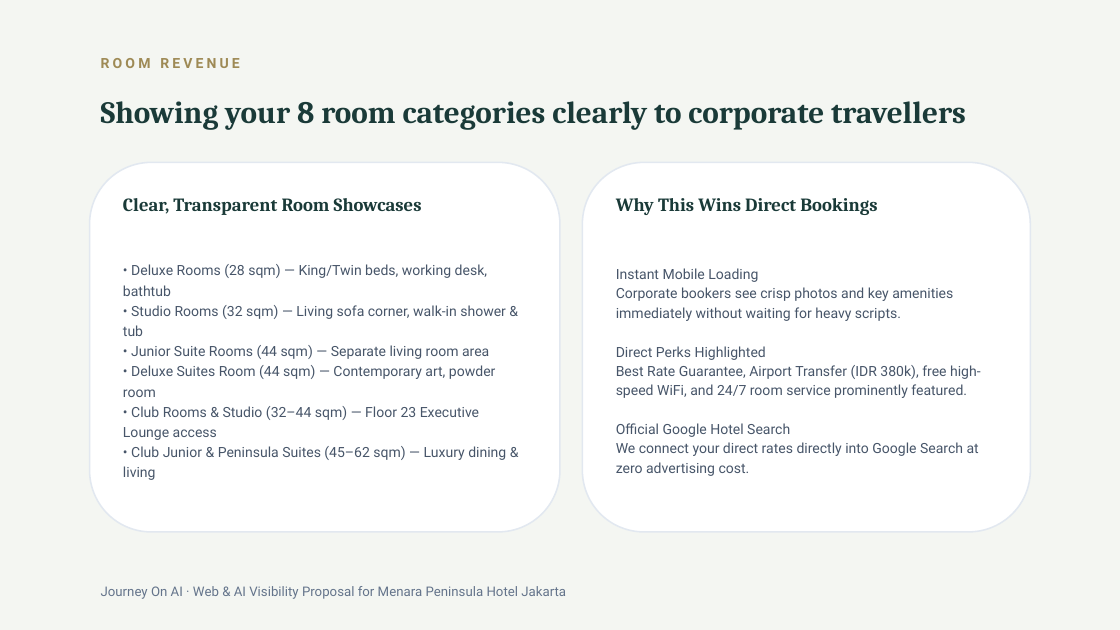
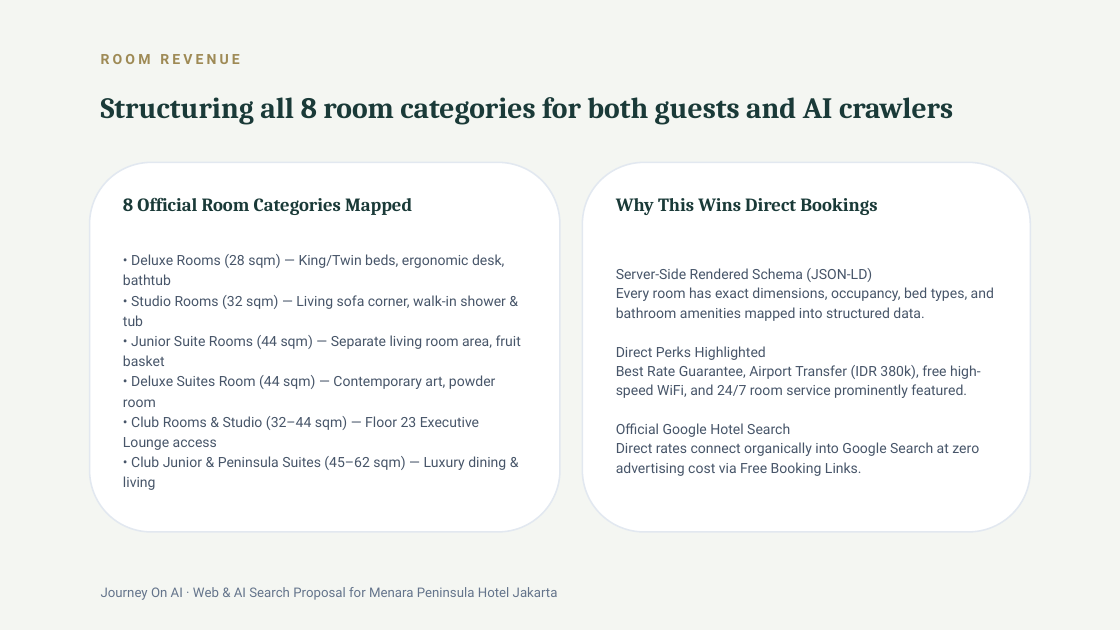
Before and after one commit to arbuuuud/menarapeninsula, a slide deck: slide 7 of PITCH_DECK_MENARA_PENINSULA_AISO_V3.pptx (slide 5 before the commit). Drawn at 1120x630 pixels with LibreOffice and Linux fonts; fonts in the diff are those of the drawing. Boxes give left, top, right and bottom in pixels: in the first picture for what was removed or moved away, otherwise in the second. Text is boxed around its words. In the diff, an @@ line names an element or a change of style, - is before the commit and + after.

```diff
--- a/PITCH_DECK_MENARA_PENINSULA_AISO_V3.pptx
+++ b/PITCH_DECK_MENARA_PENINSULA_AISO_V3.pptx
@@ text "ROOM REVENUE": place and size @@
-text "ROOM REVENUE" at (101, 58, 240, 68)
+text "ROOM REVENUE" at (101, 54, 240, 64)
@@ text at (101, 97, 953, 125): text changed; size 20 to 19 pt @@
-Showing your 8 room categories clearly to corporate travellers
+Structuring all 8 room categories for both guests and AI crawlers
@@ text at (123, 197, 412, 215): text changed @@
-Clear, Transparent Room Showcases
+8 Official Room Categories Mapped
@@ text at (123, 254, 504, 285): text changed @@
-• Deluxe Rooms (28 sqm) — King/Twin beds, working desk, bathtub
+• Deluxe Rooms (28 sqm) — King/Twin beds, ergonomic desk, bathtub
@@ text at (616, 268, 994, 321): text changed @@
-Instant Mobile Loading
-Corporate bookers see crisp photos and key amenities immediately without waiting for heavy scripts.
+Server-Side Rendered Schema (JSON-LD)
+Every room has exact dimensions, occupancy, bed types, and bathroom amenities mapped into structured data.
@@ text at (123, 335, 521, 366): text changed @@
-• Junior Suite Rooms (44 sqm) — Separate living room area
+• Junior Suite Rooms (44 sqm) — Separate living room area, fruit basket
@@ text at (616, 442, 979, 476): text changed @@
-We connect your direct rates directly into Google Search at zero advertising cost.
+Direct rates connect organically into Google Search at zero advertising cost via Free Booking Links.
@@ text at (101, 587, 558, 600): text changed @@
-Journey On AI · Web & AI Visibility Proposal for Menara Peninsula Hotel Jakarta
+Journey On AI · Web & AI Search Proposal for Menara Peninsula Hotel Jakarta
```
Also in this commit, not shown: 6 other slides changed, 4 slides added, 4 slides removed, 4 other files.
